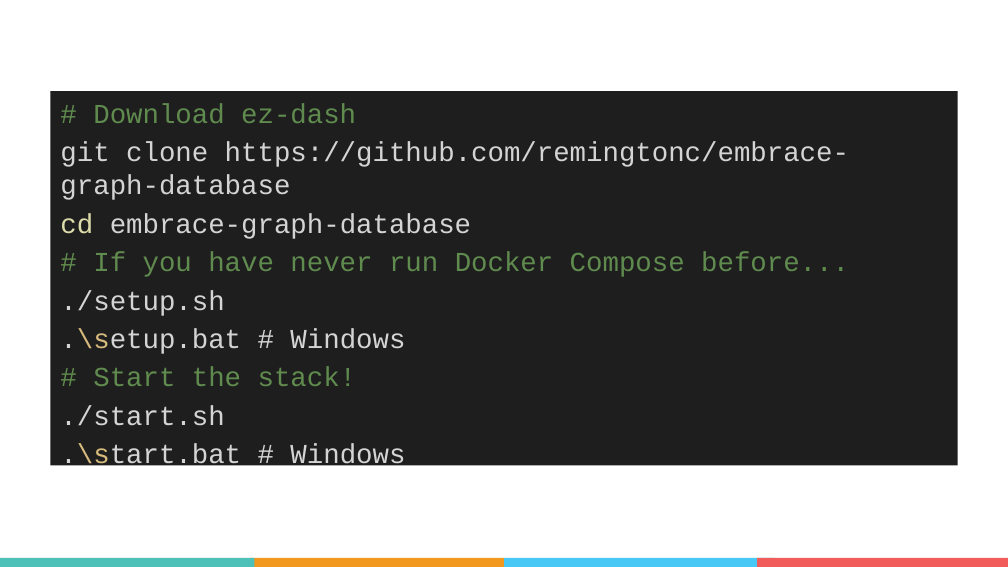
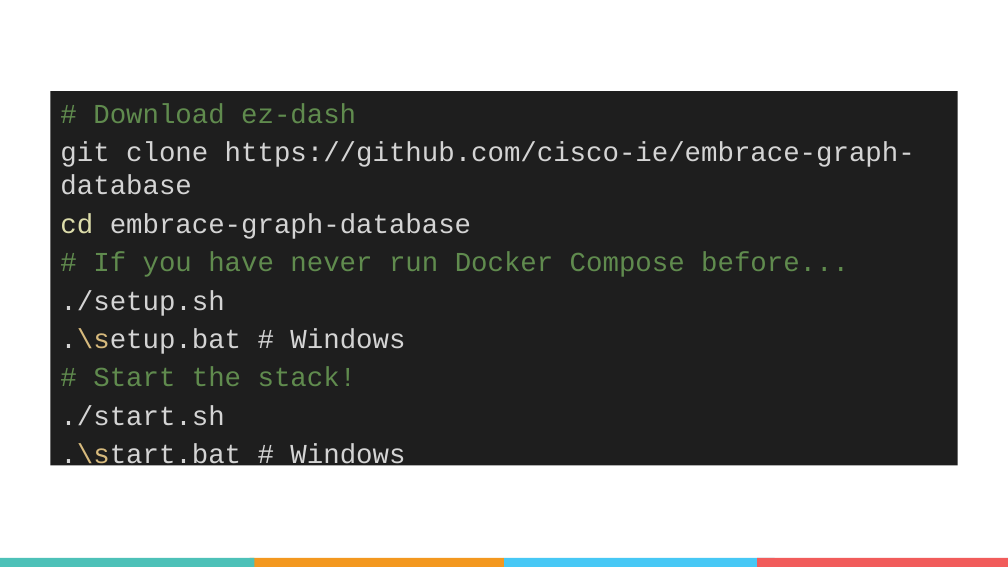
Before and after one commit to cisco-ie/embrace-graph-database, a slide deck: slide 25 of Embrace the Graph Database.pptx. Drawn at 1008x567 pixels with LibreOffice and Linux fonts; fonts in the diff are those of the drawing; background and template pictures are left out. Boxes give left, top, right and bottom in pixels: in the first picture for what was removed or moved away, otherwise in the second. Text is boxed around its words. In the diff, an @@ line names an element or a change of style, - is before the commit and + after.

Commit message:
remingtonc -> cisco-ie (#4)

```diff
--- a/Embrace the Graph Database.pptx
+++ b/Embrace the Graph Database.pptx
@@ text at [60,142,915,195]: text changed @@
-git clone https://github.com/remingtonc/embrace-graph-database
+git clone https://github.com/cisco-ie/embrace-graph-database
```
Also in this commit, not shown: 1 other slide changed, 2 other files.
